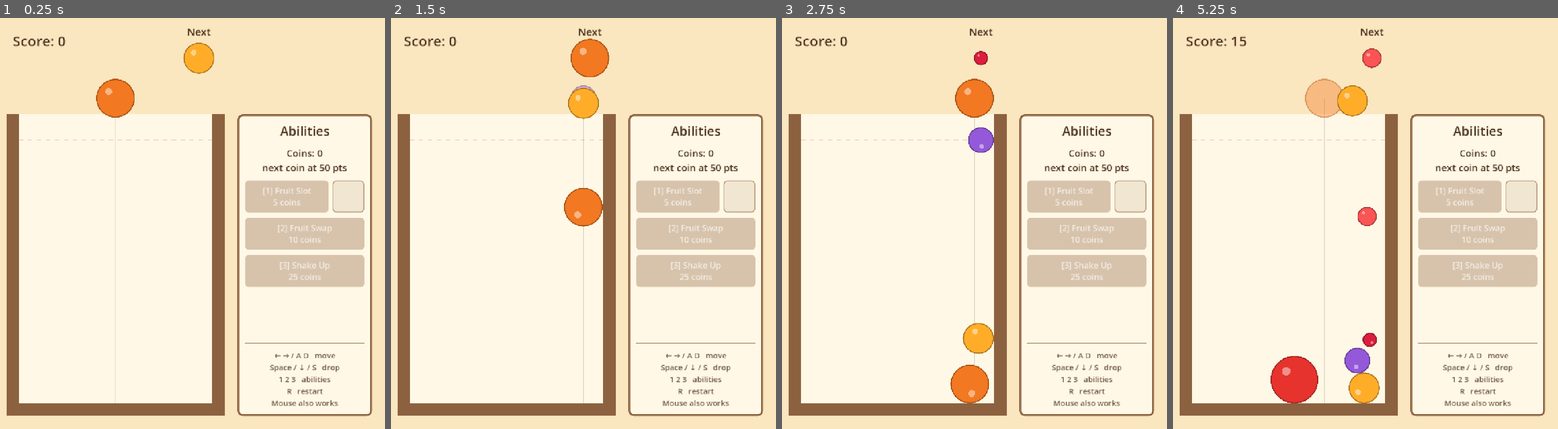
Above: before the commit, frames 1-4 (left to right).
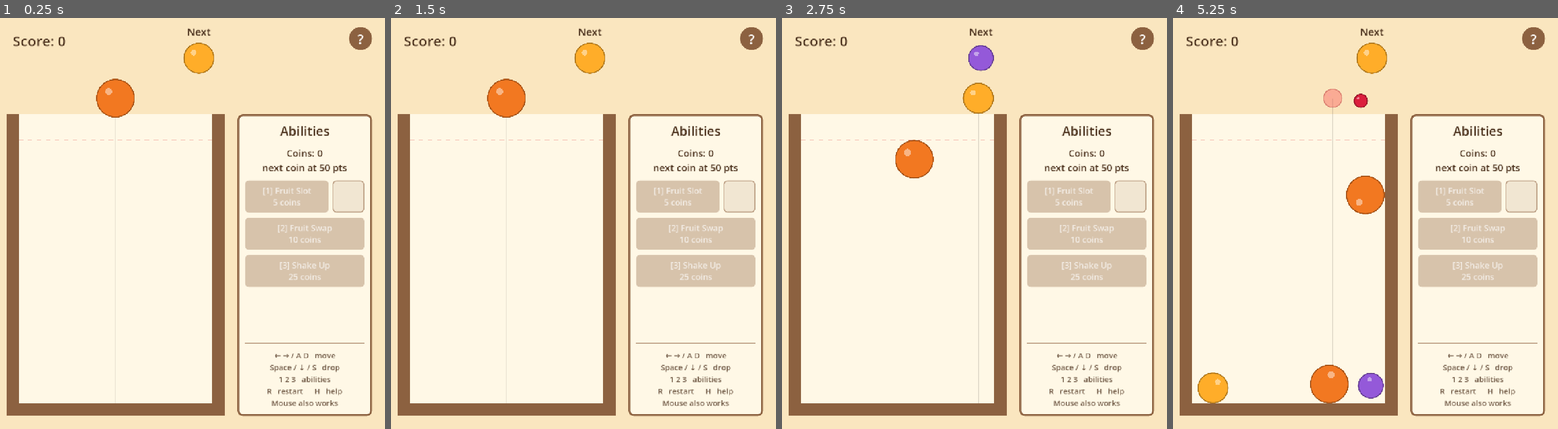
Above: after the commit, the same moments.

Repository: GilCostaSBL/Suika_Prototype
Game: Godot game, scene res://scenes/main.tscn
Two runs of this game, one before a commit and one after it. Both use one fixed random seed, a clock stepped at 60 frames per second and the inputs below.
Inputs (mouse positions are in pixels of both pictures, inside the frame that each line leads up to):
- Up to frame 1 (0.25 s): no input
- Up to frame 2 (1.5 s): click (752, 38) at 0.5 s, where only the run after the commit has a clickable "?"; click (583, 396) at 1.25 s, where only the run after the commit has a clickable "Back"
- Up to frame 3 (2.75 s): move the mouse to (1059, 202) at 2.02 s; hold Right (move_right) from 2.03 s (still down); tap Space (drop) at 2.1 s; click (1059, 202) at 2.17 s
- Up to frame 4 (5.25 s): move the mouse to (1288, 244) at 2.77 s; release Right (move_right) at 2.78 s; hold Left (move_left) 2.78-3.53 s; tap Space (drop) every 0.75 s from 2.85 to 5.1 s; click (1288, 244) at 2.92 s; move the mouse to (1404, 133) at 3.52 s; hold Right (move_right) 3.53-5.03 s; click (1404, 133) at 3.67 s; move the mouse to (1346, 305) at 4.27 s; click (1346, 305) at 4.42 s; move the mouse to (1481, 285) at 5.02 s; hold Left (move_left) from 5.03 s (still down); click (1481, 285) at 5.17 s

The runs differ from the first frame. In frame 1, 0.4% of the frame differs, in the area x 69-97%, y 2-92%; in frame 2, 3.4%; in frame 3, 4.0%; in frame 4, 6.4%, in the area x 6-97%, y 2-94%.

Commit message:
ui: add ? help button and How to Play screen
A round ? button (or H) opens a screen covering the objective,
controls, coins and abilities, and a table of all 11 fruits. It pauses
the game; Back, H or Esc resume.

Co-Authored-By: Claude Opus 5.5 <noreply@anthropic.com>

Diff:
--- a/project.godot
+++ b/project.godot
@@ -63,6 +63,11 @@
 "events": [Object(InputEventKey,"resource_local_to_scene":false,"resource_name":"","device":-1,"window_id":0,"alt_press …(195 unchanged characters)…
 ]
 }
+help={
+"deadzone": 0.2,
+"events": [Object(InputEventKey,"resource_local_to_scene":false,"resource_name":"","device":-1,"window_id":0,"alt_pressed":false,"shift_pressed":false,"ctrl_pressed":false,"meta_pressed":false,"pressed":false,"keycode":0,"physical_keycode":72,"key_label":0,"unicode":0,"location":0,"echo":false,"script":null)
+]
+}
 restart={
 "deadzone": 0.2,
 "events": [Object(InputEventKey,"resource_local_to_scene":false,"resource_name":"","device":-1,"window_id":0,"alt_press …(190 unchanged characters)…
--- a/scenes/main.tscn
+++ b/scenes/main.tscn
@@ -3,6 +3,7 @@
 [ext_resource type="Script" path="res://scripts/game.gd" id="1_game"]
 [ext_resource type="Script" path="res://scripts/shake_up.gd" id="2_shake"]
 [ext_resource type="Script" path="res://scripts/ability_panel.gd" id="3_panel"]
+[ext_resource type="Script" path="res://scripts/help_overlay.gd" id="4_help"]
 
 [sub_resource type="StyleBoxFlat" id="StyleBoxFlat_panel"]
 bg_color = Color(1, 0.97, 0.9, 1)
@@ -111,5 +112,8 @@
 text = "← → / A D   move
 Space / ↓ / S   drop
 1 2 3   abilities
-R   restart
+R   restart      H   help
 Mouse also works"
+
+[node name="Help" type="CanvasLayer" parent="."]
+script = ExtResource("4_help")
--- a/scripts/fruit_icon.gd
+++ b/scripts/fruit_icon.gd
@@ -7,15 +7,18 @@
 	set(value):
 		tier = value
 		queue_redraw()
+## Draw the rounded slot box behind the fruit.
+var show_box: bool = true
 
 
 func _draw() -> void:
-	var box := StyleBoxFlat.new()
-	box.bg_color = Color(0.55, 0.38, 0.25, 0.12)
-	box.border_color = Color(0.55, 0.38, 0.25, 0.6)
-	box.set_border_width_all(3)
-	box.set_corner_radius_all(12)
-	draw_style_box(box, Rect2(Vector2.ZERO, size))
+	if show_box:
+		var box := StyleBoxFlat.new()
+		box.bg_color = Color(0.55, 0.38, 0.25, 0.12)
+		box.border_color = Color(0.55, 0.38, 0.25, 0.6)
+		box.set_border_width_all(3)
+		box.set_corner_radius_all(12)
+		draw_style_box(box, Rect2(Vector2.ZERO, size))
 	if tier < 0:
 		return
 	var fit := (minf(size.x, size.y) / 2.0 - 8.0) / FruitData.radius(tier)
--- /dev/null
+++ b/scripts/help_overlay.gd
@@ -0,0 +1,198 @@
+class_name HelpOverlay
+extends CanvasLayer
+
+## The round "?" button and the How to Play screen. Opening the screen pauses the game.
+## This layer keeps processing while paused (PROCESS_MODE_ALWAYS) so its buttons and keys still work.
+
+const TEXT_COLOR := Color(0.3, 0.2, 0.12)
+const BROWN := Color(0.55, 0.38, 0.25)
+const CREAM := Color(1.0, 0.97, 0.9)
+const FRUIT_COLUMNS := 6
+
+@export var balance: Balance = preload("res://config/balance.tres")
+
+var help_button: Button
+var screen: Control
+var fruit_grid: GridContainer
+
+
+func _ready() -> void:
+	layer = 10
+	process_mode = Node.PROCESS_MODE_ALWAYS
+	_build_button()
+	_build_screen()
+	screen.visible = false
+
+
+func _unhandled_input(event: InputEvent) -> void:
+	if event.is_action_pressed("help"):
+		toggle()
+		get_viewport().set_input_as_handled()
+	elif is_open() and event.is_action_pressed("ui_cancel"):
+		close()
+		get_viewport().set_input_as_handled()
+
+
+func is_open() -> bool:
+	return screen.visible
+
+
+func toggle() -> void:
+	if is_open():
+		close()
+	else:
+		open()
+
+
+func open() -> void:
+	screen.visible = true
+	get_tree().paused = true
+
+
+func close() -> void:
+	screen.visible = false
+	get_tree().paused = false
+
+
+func _build_button() -> void:
+	help_button = Button.new()
+	help_button.text = "?"
+	help_button.tooltip_text = "How to play (H)"
+	# Never take keyboard focus, or Space would press it instead of dropping fruit.
+	help_button.focus_mode = Control.FOCUS_NONE
+	help_button.position = Vector2(1088, 28)
+	help_button.custom_minimum_size = Vector2(72, 72)
+	help_button.size = help_button.custom_minimum_size
+	help_button.add_theme_font_size_override("font_size", 44)
+	_style_button(help_button, 36)
+	help_button.pressed.connect(toggle)
+	add_child(help_button)
+
+
+func _build_screen() -> void:
+	screen = Control.new()
+	screen.set_anchors_preset(Control.PRESET_FULL_RECT)
+	add_child(screen)
+
+	# The dim backdrop also swallows clicks so nothing underneath reacts.
+	var dim := ColorRect.new()
+	dim.color = Color(0, 0, 0, 0.45)
+	dim.set_anchors_preset(Control.PRESET_FULL_RECT)
+	dim.mouse_filter = Control.MOUSE_FILTER_STOP
+	screen.add_child(dim)
+
+	var panel := PanelContainer.new()
+	panel.position = Vector2(120, 40)
+	panel.custom_minimum_size = Vector2(960, 1200)
+	panel.size = panel.custom_minimum_size
+	var panel_style := StyleBoxFlat.new()
+	panel_style.bg_color = CREAM
+	panel_style.border_color = BROWN
+	panel_style.set_border_width_all(6)
+	panel_style.set_corner_radius_all(16)
+	panel_style.set_content_margin_all(28)
+	panel.add_theme_stylebox_override("panel", panel_style)
+	screen.add_child(panel)
+
+	var layout := VBoxContainer.new()
+	layout.add_theme_constant_override("separation", 20)
+	panel.add_child(layout)
+
+	var title := _label("How to Play", 48)
+	title.horizontal_alignment = HORIZONTAL_ALIGNMENT_CENTER
+	layout.add_child(title)
+
+	var scroll := ScrollContainer.new()
+	scroll.size_flags_vertical = Control.SIZE_EXPAND_FILL
+	scroll.horizontal_scroll_mode = ScrollContainer.SCROLL_MODE_DISABLED
+	layout.add_child(scroll)
+
+	var content := VBoxContainer.new()
+	content.size_flags_horizontal = Control.SIZE_EXPAND_FILL
+	content.add_theme_constant_override("separation", 12)
+	scroll.add_child(content)
+	_fill_content(content)
+
+	var back := Button.new()
+	back.text = "Back"
+	back.focus_mode = Control.FOCUS_NONE
+	back.custom_minimum_size = Vector2(260, 72)
+	back.size_flags_horizontal = Control.SIZE_SHRINK_CENTER
+	back.add_theme_font_size_override("font_size", 32)
+	_style_button(back, 14)
+	back.pressed.connect(close)
+	layout.add_child(back)
+
+
+func _fill_content(content: VBoxContainer) -> void:
+	content.add_child(_label("Objective", 30))
+	content.add_child(_paragraph(
+		"Drop fruit into the jar. Two identical fruits that touch merge into the next bigger one and score points. "
+		+ "Two Watermelons merging vanish for a big bonus. "
+		+ "Game over if fruit stays above the red dashed line for 2 seconds."))
+
+	content.add_child(_label("Controls", 30))
+	content.add_child(_paragraph(
+		"Move:  ← → / A D / mouse          Drop:  Space / ↓ / S / click\n"
+		+ "Abilities:  1 2 3 / buttons          Restart:  R          Help:  H (Esc closes)"))
+
+	content.add_child(_label("Coins and abilities", 30))
+	content.add_child(_paragraph(
+		"Earn 1 coin every %d points; each ability use costs coins. Everything resets each game.\n" % balance.points_per_coin
+		+ "•  Fruit Slot (%d): stash the current fruit, release it later for free.\n" % balance.slot_cost
+		+ "•  Fruit Swap (%d): reroll the next fruit.\n" % balance.swap_cost
+		+ "•  Shake Up (%d): cover the jar and spin it around to shuffle the fruit." % balance.shake_cost))
+
+	content.add_child(_label("Fruits, smallest to largest", 30))
+	content.add_child(_paragraph("Only the first %d can come out of the dropper." % (FruitData.SPAWN_TIER_MAX + 1)))
+	fruit_grid = GridContainer.new()
+	fruit_grid.columns = FRUIT_COLUMNS
+	fruit_grid.add_theme_constant_override("h_separation", 8)
+	fruit_grid.add_theme_constant_override("v_separation", 8)
+	content.add_child(fruit_grid)
+	for tier in FruitData.count():
+		fruit_grid.add_child(_fruit_cell(tier))
+
+
+func _fruit_cell(tier: int) -> Control:
+	var cell := VBoxContainer.new()
+	cell.size_flags_horizontal = Control.SIZE_EXPAND_FILL
+	cell.add_theme_constant_override("separation", 2)
+	var icon := FruitIcon.new()
+	icon.show_box = false
+	icon.tier = tier
+	icon.custom_minimum_size = Vector2(0, 64)
+	cell.add_child(icon)
+	var name_label := _label("%d. %s" % [tier + 1, FruitData.name_of(tier)], 20)
+	name_label.horizontal_alignment = HORIZONTAL_ALIGNMENT_CENTER
+	cell.add_child(name_label)
+	return cell
+
+
+func _label(text: String, font_size: int) -> Label:
+	var label := Label.new()
+	label.text = text
+	label.add_theme_font_size_override("font_size", font_size)
+	label.add_theme_color_override("font_color", TEXT_COLOR)
+	return label
+
+
+func _paragraph(text: String) -> Label:
+	var label := _label(text, 24)
+	label.autowrap_mode = TextServer.AUTOWRAP_WORD_SMART
+	label.add_theme_color_override("font_color", Color(TEXT_COLOR, 0.9))
+	return label
+
+
+func _style_button(button: Button, radius: int) -> void:
+	for state in ["normal", "hover", "pressed"]:
+		var box := StyleBoxFlat.new()
+		box.bg_color = BROWN
+		if state == "hover":
+			box.bg_color = BROWN.lightened(0.15)
+		elif state == "pressed":
+			box.bg_color = BROWN.darkened(0.2)
+		box.set_corner_radius_all(radius)
+		button.add_theme_stylebox_override(state, box)
+	for color_name in ["font_color", "font_hover_color", "font_pressed_color"]:
+		button.add_theme_color_override(color_name, Color.WHITE)
--- a/tests/smoke_test.gd
+++ b/tests/smoke_test.gd
@@ -126,6 +126,19 @@
 	Input.action_release("debug_coins")
 	_expect(main.coins == coins_before + main.balance.debug_coin_grant, "F1 grants debug coins (%d -> %d)" % [coins_before, main.coins])
 
+	# Help screen pauses the game and lists every fruit.
+	var help: HelpOverlay = main.get_node("Help")
+	main._spawn_fruit(0, Vector2(500, 400))
+	help.open()
+	var before := _mean_fruit_pos(main)
+	await _wait_physics(30)
+	_expect(main.get_tree().paused, "help pauses the game")
+	_expect(_mean_fruit_pos(main).is_equal_approx(before), "fruit is frozen while help is open")
+	_expect(help.fruit_grid.get_child_count() == FruitData.count(), "help lists all %d fruits" % FruitData.count())
+	help.close()
+	_expect(not main.get_tree().paused, "closing help resumes the game")
+	await _wait_physics(240)
+
 	# A settled fruit held above the danger line ends the game.
 	var stuck: Fruit = main._spawn_fruit(0, Vector2(120, 330))
 	stuck.freeze = true
Not shown, added: scripts/help_overlay.gd.uid
Not shown, changed: CLAUDE.md
Not shown, changed: docs/design/GDD.md
Not shown, changed: docs/devlog/2026-11-02.md
